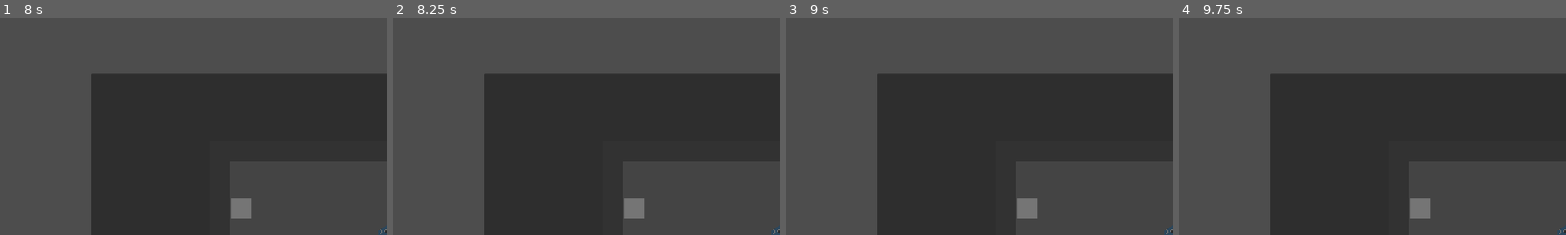
Above: before the commit, frames 1-4 (left to right).
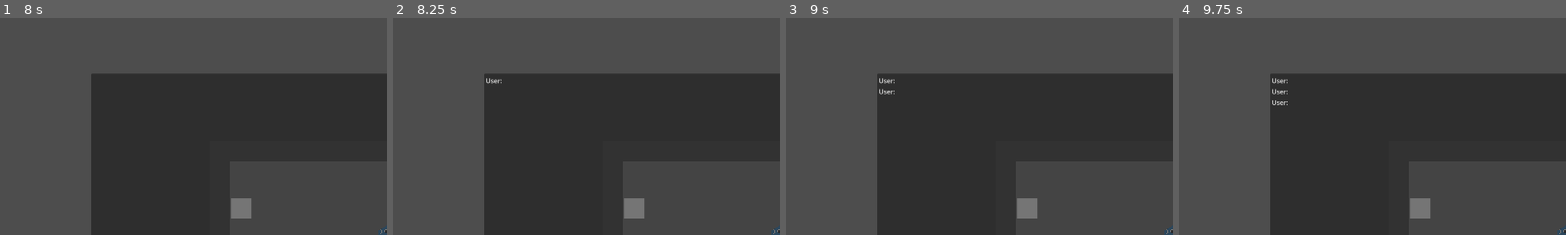
Above: after the commit, the same moments.

Repository: AmirH32/Bot-Or-Not
Game: Godot game, scene res://scenes/world.tscn
Two runs of this game, one before a commit and one after it. Both use one fixed random seed, a clock stepped at 60 frames per second and the inputs below.
Inputs (mouse positions are % of the whole screen's width and height, from its top left):
- Up to frame 1 (8 s): click "Start" at 0.5 s; click "Level 1" at 1.25 s; hold Right (ui_right) 2.03-2.78 s; hold Down (ui_down) 2.78-3.53 s; hold Right (ui_right) 3.53-4.28 s; hold Up (ui_up) 4.28-5.03 s; hold Left (ui_left) 5.03-6.53 s; hold Down (ui_down) 6.53-7.28 s; hold Right (ui_right) from 7.28 s (still down)
- Up to frame 2 (8.25 s): release Right (ui_right) at 8 s; click (84, 91) at 8 s, where only the run after the commit has a clickable "SEND"
- Up to frame 3 (9 s): tap Enter at 8.75 s; hold Up (ui_up) from 8.78 s (still down)
- Up to frame 4 (9.75 s): tap Space at 9.5 s; release Up (ui_up) at 9.53 s; hold Right (ui_right) from 9.53 s (still down)
The pictures show only the part of the screen within x 0-50%, y 0-50%; the shares and areas given below are measured in that part.

Frame 1 is identical in both runs. In frame 2, less than 0.1% of the frame differs, in the area x 24-29%, y 27-31%; in frame 3, 0.1%; in frame 4, 0.2%, in the area x 24-29%, y 27-41%.

Commit message:
fixed bugs with chat incorporation

Diff:
--- a/scenes/Chat.tscn
+++ b/scenes/Chat.tscn
@@ -4,6 +4,7 @@
 [ext_resource type="Script" path="res://scripts/http_request.gd" id="2_tkvc6"]
 
 [node name="Chat" type="Node2D"]
+process_mode = 3
 z_index = 10
 script = ExtResource("1_5lp2x")
 
--- a/scripts/ai_movement.gd
+++ b/scripts/ai_movement.gd
@@ -76,4 +76,4 @@
 func resume(died: bool):
 	get_tree().paused=false
 	cam.enabled=true
-	remove_child(chat)
+	remove_child(get_node("Chat"))
Not shown: 1 places in scenes/levels/level_3.tscn that only renumber resources
